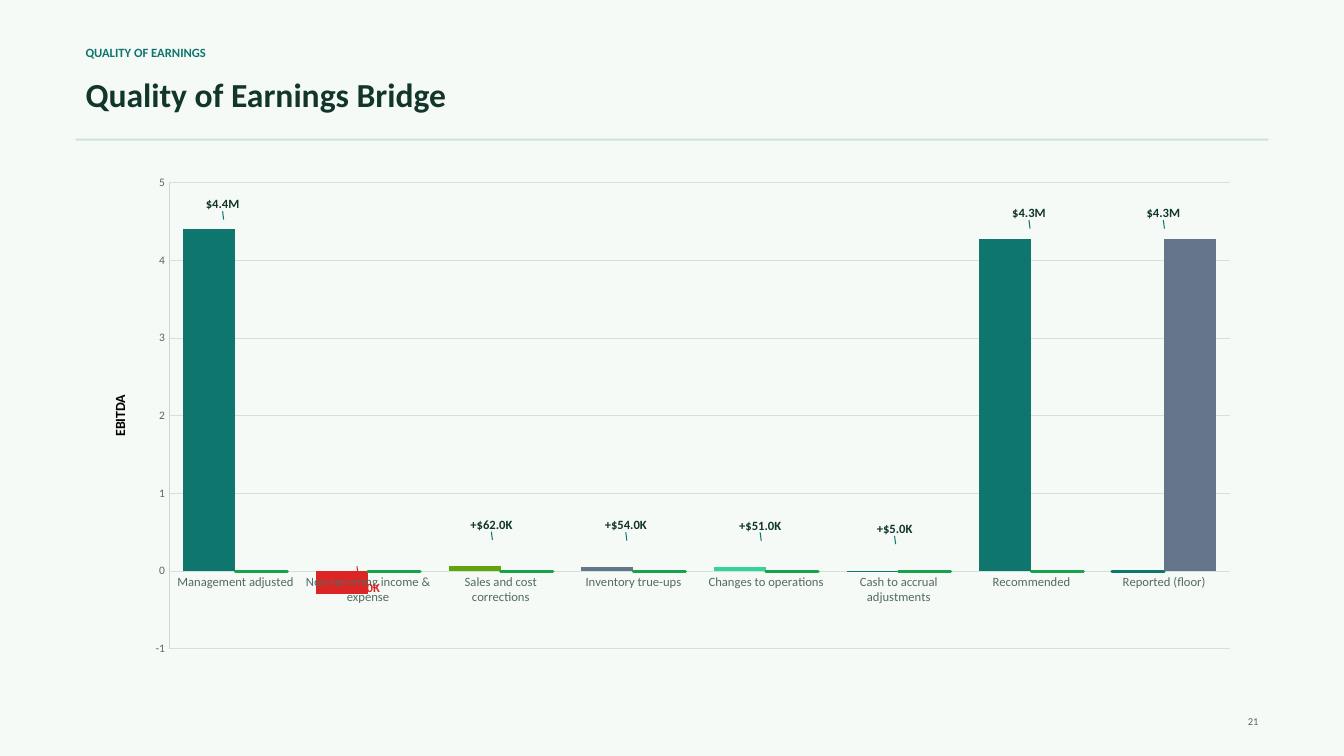
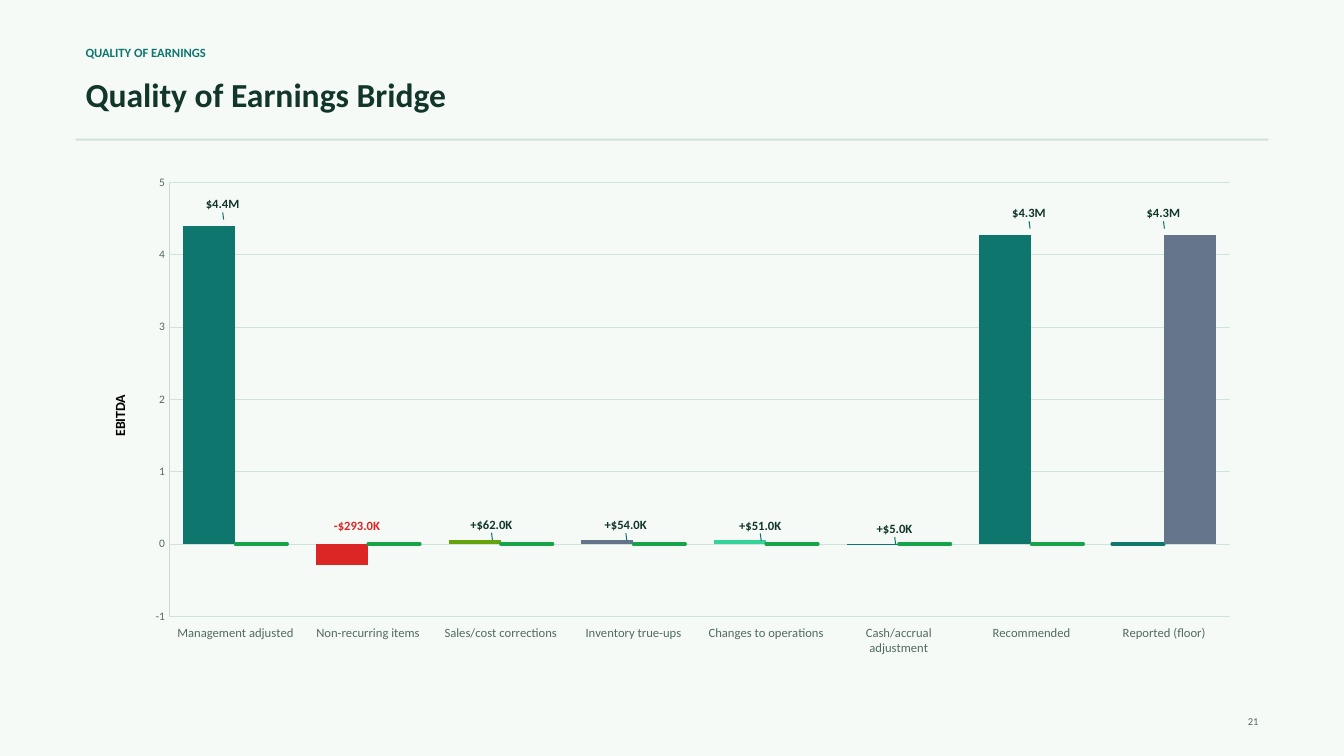
Before and after one commit to satyam-binocs/financials-ppt-poc, a slide deck: slide 21 of .codex-finalizer/phase2-candidate.pptx. Drawn at 1344x756 pixels with LibreOffice and Linux fonts; fonts in the diff are those of the drawing. Boxes give left, top, right and bottom in pixels: in the first picture for what was removed or moved away, otherwise in the second. Text is boxed around its words. In the diff, an @@ line names an element or a change of style, - is before the commit and + after.

```diff
--- a/.codex-finalizer/phase2-candidate.pptx
+++ b/.codex-finalizer/phase2-candidate.pptx
@@ column chart at (91, 166, 1254, 666) @@
-categories: Management adjusted, Non-recurring income & expense, Sales and cost corrections, Inventory true-ups, Changes to operations, Cash to accrual adjustments, Recommended, Reported (floor)
+categories: Management adjusted, Non-recurring items, Sales/cost corrections, Inventory true-ups, Changes to operations, Cash/accrual adjustment, Recommended, Reported (floor)
@@ category axis changed @@
@@ value axis changed @@
@@ text "-$293.0K": place and size @@
-text "-$293.0K" at (334, 581, 380, 595)
+text "-$293.0K" at (334, 521, 380, 532)
@@ line removed from (357, 567) to (358, 575) @@
```
Also in this commit, not shown: 22 other slides changed, 19 other files.
